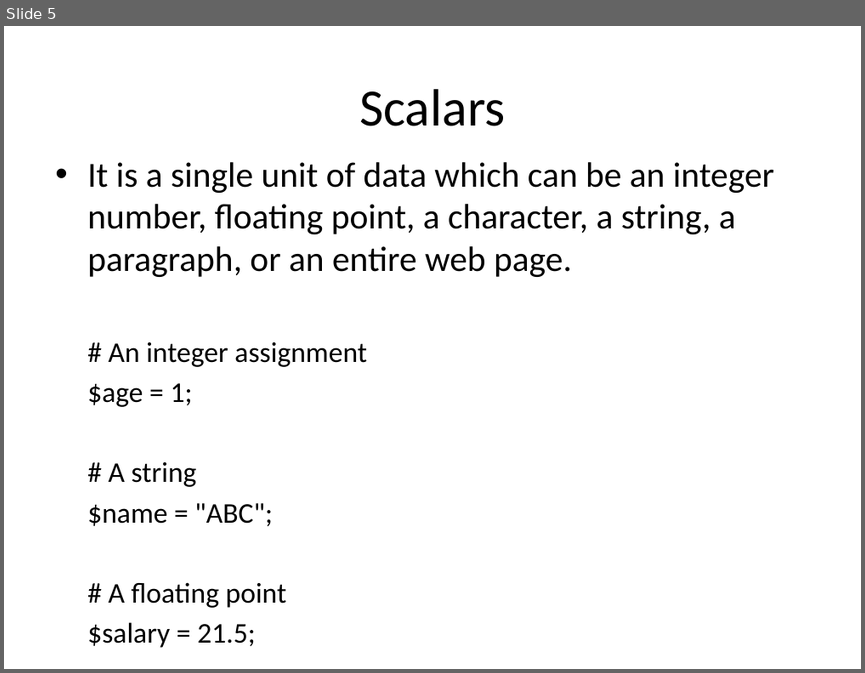
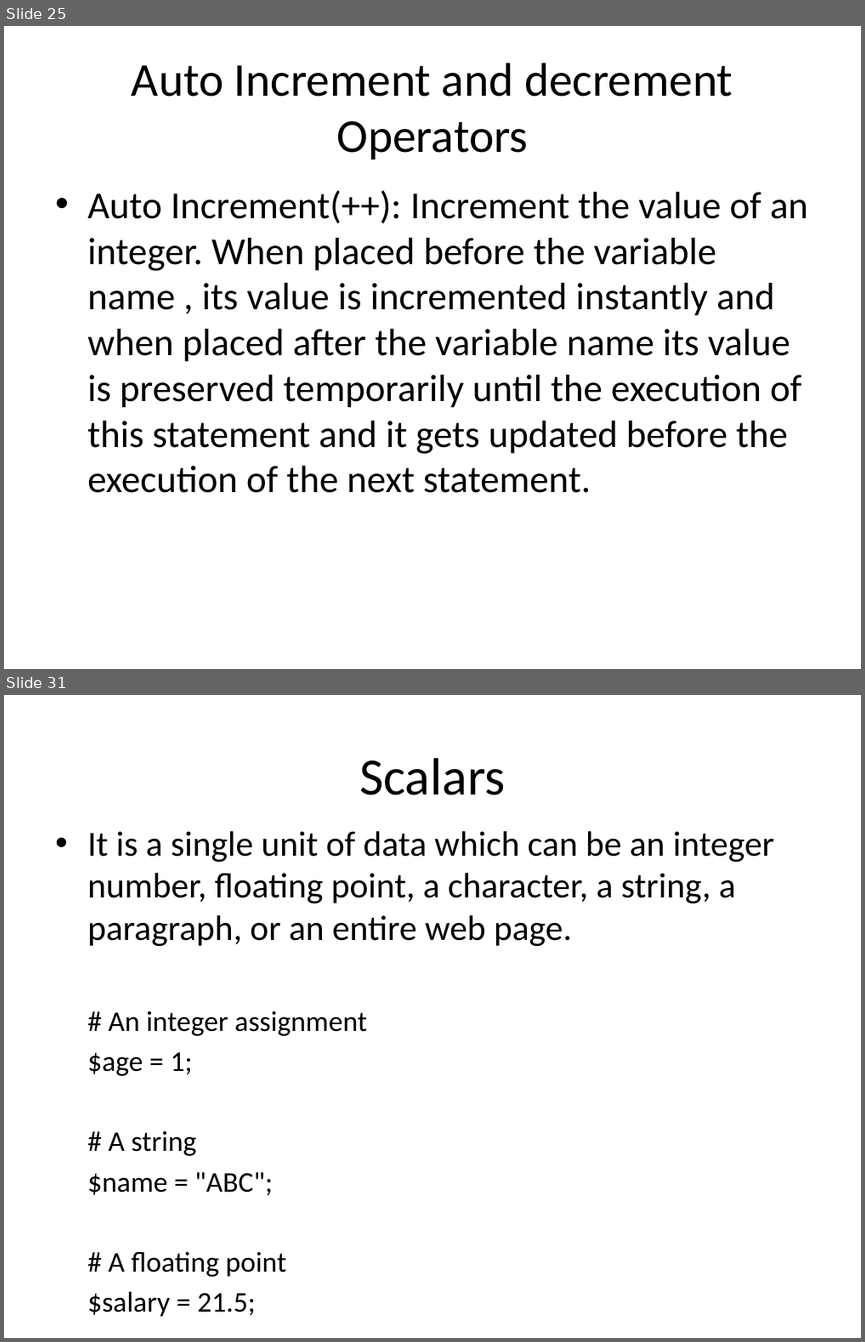
Before and after one commit to srivalli-project/BI_Team_Status, a slide deck: Santhoshi/PerlBasics.pptx. Shown one above the other, each under a label of ours: slide 5 before the commit, slides 25 and 31 after it; the slides between them are not shown. The pictures are 865x673 and 865x1342 pixels, drawn with LibreOffice and Linux fonts; fonts in the diff are those of the drawing. Boxes give left, top, right and bottom in pixels: in the first picture for what was removed or moved away, otherwise in the second. Text is boxed around its words. In the diff, an @@ line names an element or a change of style, - is before the commit and + after.

```diff
--- a/Santhoshi/PerlBasics.pptx
+++ b/Santhoshi/PerlBasics.pptx
@@ slide 25 added at (x1=4, y1=26, x2=861, y2=669), background #FFFFFF @@
@@ title added at (x1=132, y1=63, x2=732, y2=159), 39.6 pt, text #000000 @@
+Auto Increment and decrement Operators
@@ text added at (x1=87, y1=190, x2=808, y2=493), 32 pt, text #000000 @@
+• Auto Increment(++): Increment the value of an integer. When placed before the variable name , its value is incremented instantly and when placed after the variable name its value is preserved temporarily until the execution of this statement and it gets updated before the execution of the next statement.
@@ what was slide 5 is now slide 31 @@
```
Also in this commit, not shown: 25 other slides added, 7 other files.
